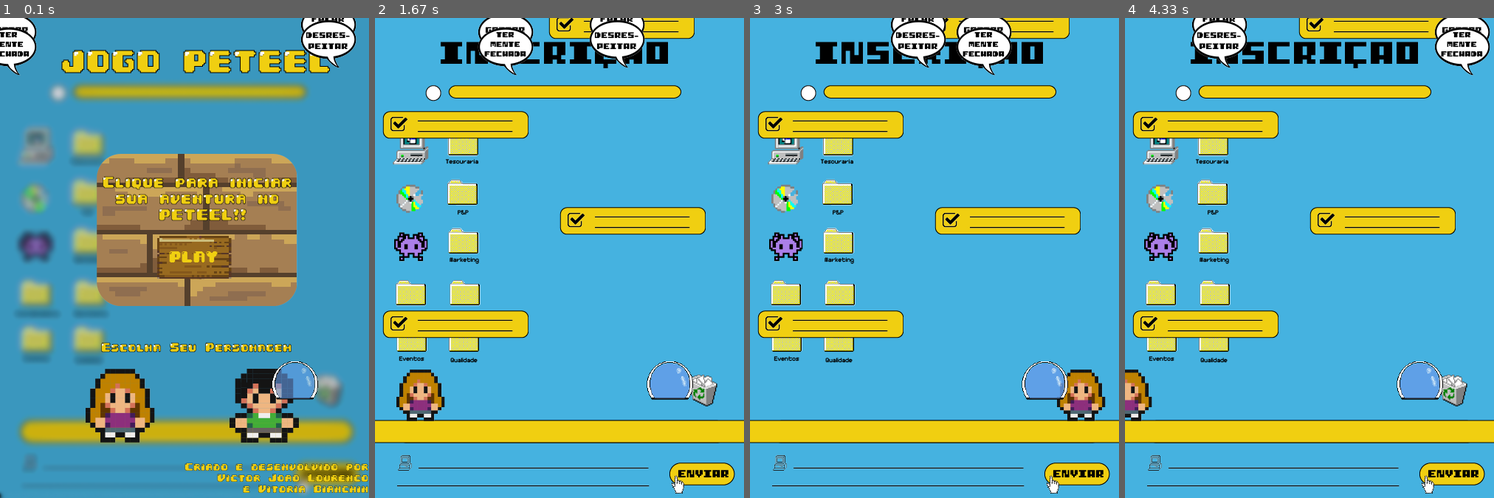
Above: before the commit, frames 1-4 (left to right).
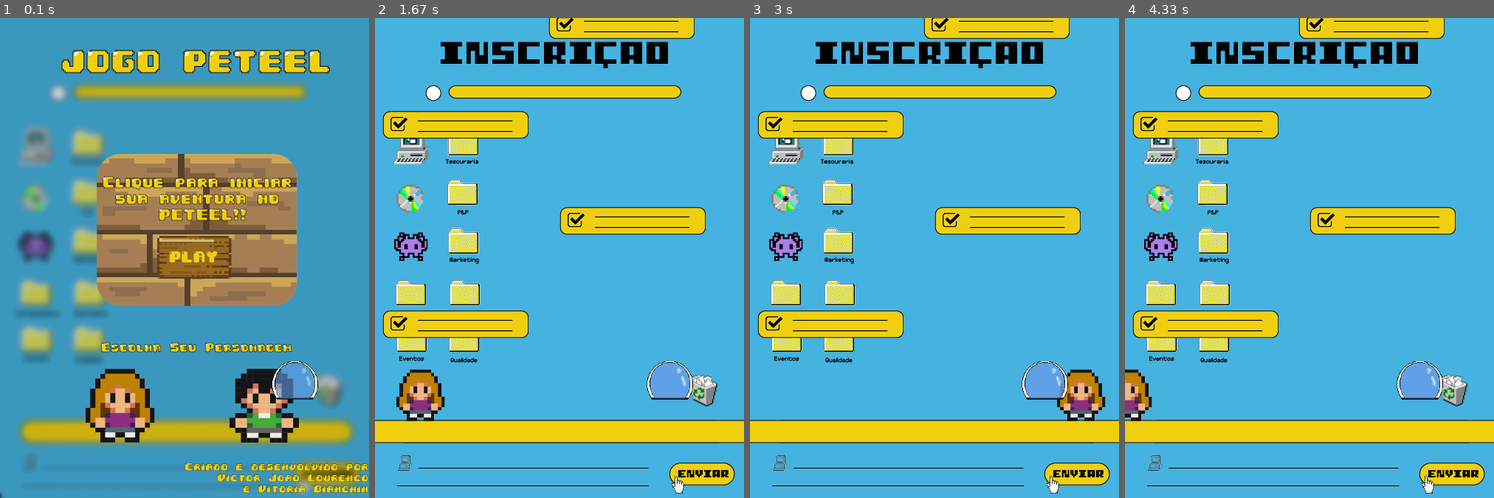
Above: after the commit, the same moments.

Repository: Victor-J-L/JOGO-PETEEL
Game: pygame game, started from primeirafaseteste.py
Two runs of this game, one before a commit and one after it. Both use one fixed random seed, a clock stepped at 60 frames per second and the inputs below.
Inputs (mouse positions are in pixels of both pictures, inside the frame that each line leads up to):
- Up to frame 1 (0.1 s): no input
- Up to frame 2 (1.67 s): click (570, 258) at 0.38 s; hold Right 0.67-1.13 s; move the mouse to (544, 277) at 0.7 s; hold Right 1.17-1.63 s
- Up to frame 3 (3 s): hold Left 1.67-2.2 s; hold Left 2.23-2.63 s; hold Right from 2.67 s (still down)
- Up to frame 4 (4.33 s): release Right at 3.3 s; hold Left 3.33-3.8 s; hold Right 3.83-4.3 s

The runs differ from the first frame. In frame 1, 2.1% of the frame differs, in the area x 0-97%, y 0-12%; in frame 2, 2.4%; in frame 3, 2.4%; in frame 4, 2.5%, in the area x 18-99%, y 0-12%.

Commit message:
eh nois q voaa fase 3 terminada

Diff:
--- a/primeirafaseteste.py
+++ b/primeirafaseteste.py
@@ -81,30 +81,40 @@
         interromper.vel = vec(3,0)
         interromper.pos += interromper.vel + 0.5 * interromper.acc
         interromper.rect.midbottom = interromper.pos
+        if interromper.pos.x > 500:
+            interromper.pos.x = 0
 
         falarmal.acc = vec(-1, 0)
         #falarmal.acc.x += falarmal.vel.x * (-0.12)
         falarmal.vel = vec(-3,0)
         falarmal.pos += falarmal.vel - 0.5 * falarmal.acc
         falarmal.rect.midbottom = falarmal.pos
+        if falarmal.pos.x < 0:
+            falarmal.pos.x = 500
 
         gritar.acc = vec(1, 0)
         #gritar.acc.x += gritar.vel.x * (-0.12)
         gritar.vel = vec(3,0)
         gritar.pos += gritar.vel + 0.5 * gritar.acc
         gritar.rect.midbottom = gritar.pos
+        if gritar.pos.x > 500:
+            gritar.pos.x = 0
 
         desrespeitar.acc = vec(-1, 0)
         #desrespeitar.acc.x += desrespeitar.vel.x * (-0.12)
         desrespeitar.vel = vec(-3,0)
         desrespeitar.pos += desrespeitar.vel - 0.5 * desrespeitar.acc
         desrespeitar.rect.midbottom = desrespeitar.pos
+        if desrespeitar.pos.x < 0:
+            desrespeitar.pos.x = 500
 
         mentefechada.acc = vec(1, 0)
         #mentefechada.acc.x += mentefechada.vel.x * (-0.12)
         mentefechada.vel = vec(3,0)
         mentefechada.pos += mentefechada.vel + 0.5 * mentefechada.acc
         mentefechada.rect.midbottom = mentefechada.pos
+        if mentefechada.pos.x > 500:
+            mentefechada.pos.x = 0
 
         #colisao
 
@@ -270,11 +280,11 @@
                 pfinal3.rect.left = 5
                 pfinal3.rect.top = -2400
 
-                interromper.pos.y = -200
+                interromper.pos.y = -100
                 falarmal.pos.y = -500
-                gritar.pos.y = -850
-                desrespeitar.pos.y = -1150
-                mentefechada.pos.y = -1400
+                gritar.pos.y = -900
+                desrespeitar.pos.y = -1300
+                mentefechada.pos.y = -1600
 
                 fundo = pygame.image.load("Imagens/Terceira Fase/fundo3.png")
                 for plat in plataformas:
@@ -292,17 +302,6 @@
                 p4 = Plataformas(235, -10, "Imagens/Terceira Fase/plataforma3.png")
                 plataformas.add(p4)
 
-                #codigo inimigo voltando
-                if interromper.pos.x > 500: #esse vai da esquerda pra direita
-                    interromper.pos.x = 0
-                if falarmal.pos.x < 0: #esse esquerda direita
-                    falarmal.pos.x = 500
-                if gritar.pos.x > 500:
-                    gritar.pos.x = 0
-                if desrespeitar.pos.x < 0:
-                    desrespeitar.pos.x = 500
-                if mentefechada.pos.x > 500:
-                    mentefechada.pos.x = 0
 
                 personagem.rect.midbottom = personagem.pos
 
--- a/sprites.py
+++ b/sprites.py
@@ -372,11 +372,11 @@
 botaot3 = Botaot()
 transicao3grupo.add(botaot3)
 
-interromper = Inimigos3(5, 15, "Imagens/Terceira Fase/interromper.png") #dai quando clica no botao muda o y pro lugar certo deles"
-falarmal = Inimigos3(450, 50, "Imagens/Terceira Fase/falarmal.png")
-gritar = Inimigos3(5, 60, "Imagens/Terceira Fase/gritar.png")
-desrespeitar = Inimigos3(450, 70, "Imagens/Terceira Fase/desrespeitar.png")
-mentefechada  = Inimigos3(5, 80, "Imagens/Terceira Fase/mentefechada.png")
+interromper = Inimigos3(5, 2000, "Imagens/Terceira Fase/interromper.png") #dai quando clica no botao muda o y pro lugar certo deles"
+falarmal = Inimigos3(450, 2000, "Imagens/Terceira Fase/falarmal.png")
+gritar = Inimigos3(5, 2000, "Imagens/Terceira Fase/gritar.png")
+desrespeitar = Inimigos3(450, 2000, "Imagens/Terceira Fase/desrespeitar.png")
+mentefechada  = Inimigos3(5, 2000, "Imagens/Terceira Fase/mentefechada.png")
 inimigos3grupo.add(interromper, falarmal, gritar, desrespeitar, mentefechada)
 
 #Lista de Plataformas
